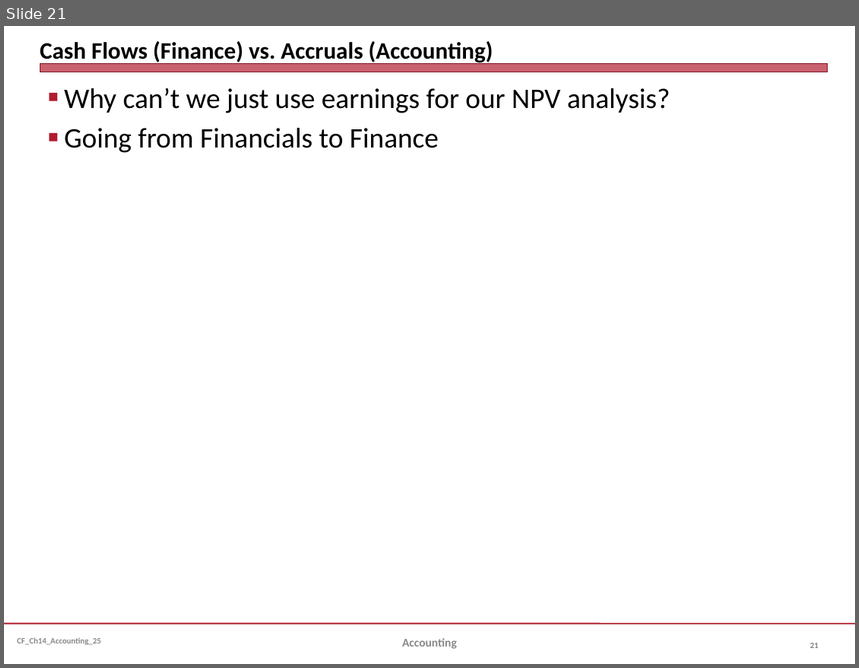
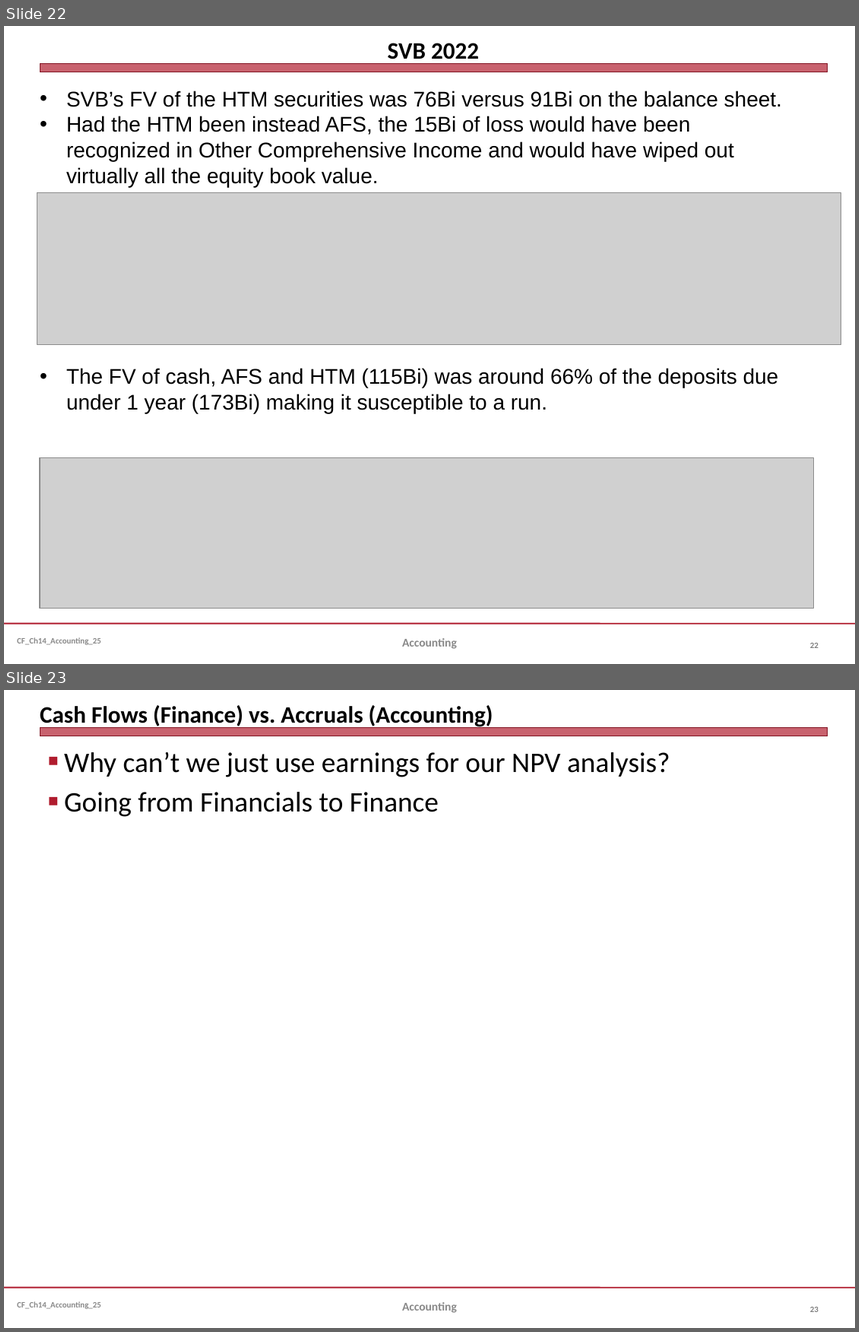
Before and after one commit to jmc877/Corporate-Finance, a slide deck: slides/CF_Ch14_Accounting_25.pptx. Shown one above the other, each under a label of ours: slide 21 before the commit, slides 22 and 23 after it. The pictures are 859x668 and 859x1332 pixels, drawn with LibreOffice and Linux fonts; fonts in the diff are those of the drawing; grey boxes stand for pictures. Boxes give left, top, right and bottom in pixels: in the first picture for what was removed or moved away, otherwise in the second. Text is boxed around its words. In the diff, an @@ line names an element or a change of style, - is before the commit and + after.

```diff
--- a/slides/CF_Ch14_Accounting_25.pptx
+++ b/slides/CF_Ch14_Accounting_25.pptx
@@ slide 22 added at (x1=4, y1=26, x2=855, y2=664), background #FFFFFF; not listed: 3 template elements that a slide beside it also shows @@
@@ title added at (x1=388, y1=43, x2=479, y2=65), 20 pt, text #000000, bold @@
+SVB 2022
@@ text added at (x1=66, y1=91, x2=782, y2=187), 18 pt, text #000000 @@
+• SVB’s FV of the HTM securities was 76Bi versus 91Bi on the balance sheet.
+• Had the HTM been instead AFS, the 15Bi of loss would have been recognized in Other Comprehensive Income and would have wiped out virtually all the equity book value.
@@ picture added at (x1=37, y1=193, x2=841, y2=345) @@
@@ text added at (x1=66, y1=368, x2=779, y2=414), 18 pt, text #000000 @@
+• The FV of cash, AFS and HTM (115Bi) was around 66% of the deposits due under 1 year (173Bi) making it susceptible to a run.
@@ picture added at (x1=40, y1=458, x2=814, y2=609) @@
@@ text added at (x1=402, y1=639, x2=457, y2=649), 10 pt, text #898989, bold @@
+Accounting
@@ page number added at (x1=810, y1=643, x2=819, y2=648), 7 pt, text #808080, bold @@
+22
@@ what was slide 21 is now slide 23 @@
```
Also in this commit, not shown: 1 other slide added.
